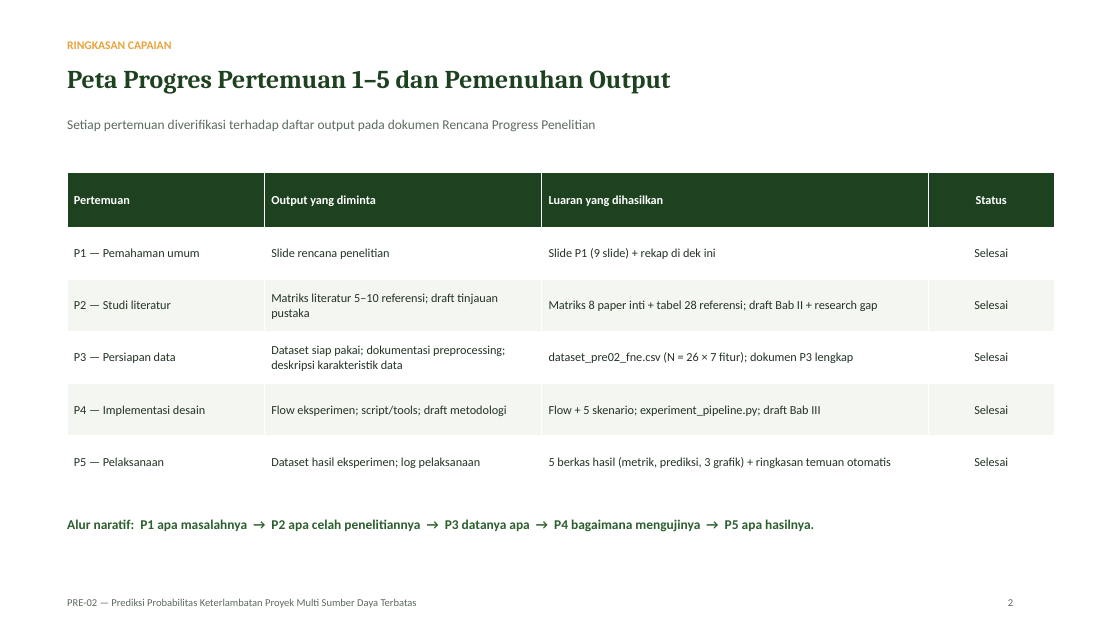
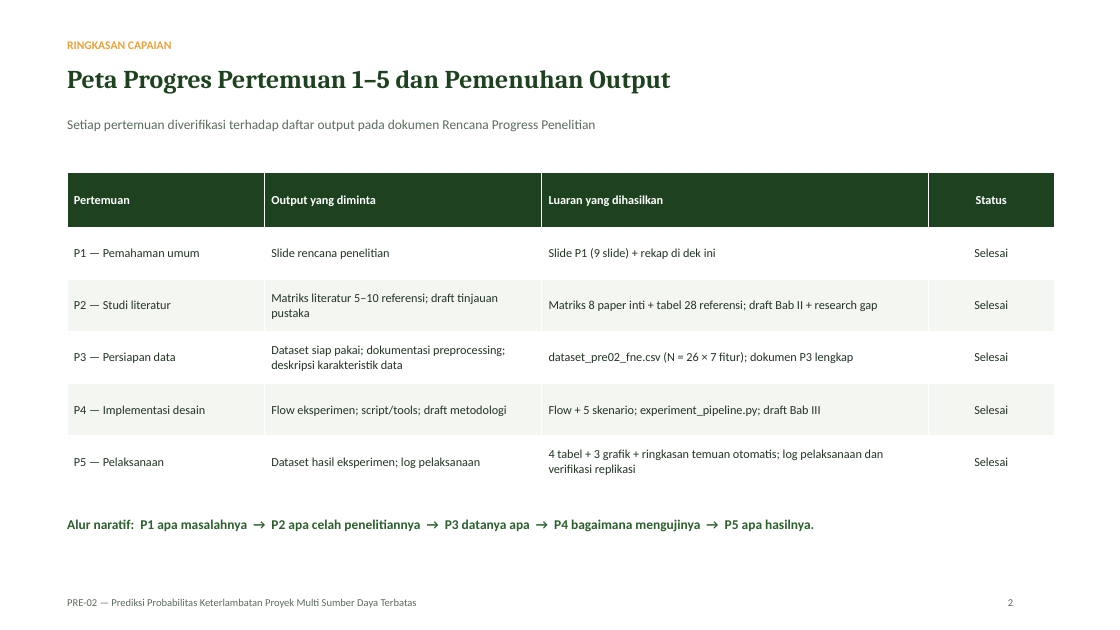
Before and after one commit to mug31/MP-PRE-02, a slide deck: slide 2 of 05_presentasi_progres/PRE02_Presentasi_Progres_Pertemuan1-5.pptx. Drawn at 1120x630 pixels with LibreOffice and Linux fonts; fonts in the diff are those of the drawing. Boxes give left, top, right and bottom in pixels: in the first picture for what was removed or moved away, otherwise in the second. Text is boxed around its words. In the diff, an @@ line names an element or a change of style, - is before the commit and + after.

```diff
--- a/05_presentasi_progres/PRE02_Presentasi_Progres_Pertemuan1-5.pptx
+++ b/05_presentasi_progres/PRE02_Presentasi_Progres_Pertemuan1-5.pptx
@@ table at (x1=67, y1=172, x2=1054, y2=488) @@
-row 6, column 3: 5 berkas hasil (metrik, prediksi, 3 grafik) + ringkasan temuan otomatis
+row 6, column 3: 4 tabel + 3 grafik + ringkasan temuan otomatis; log pelaksanaan dan verifikasi replikasi
```
Also in this commit, not shown: 2 other slides changed, 4 other files.
